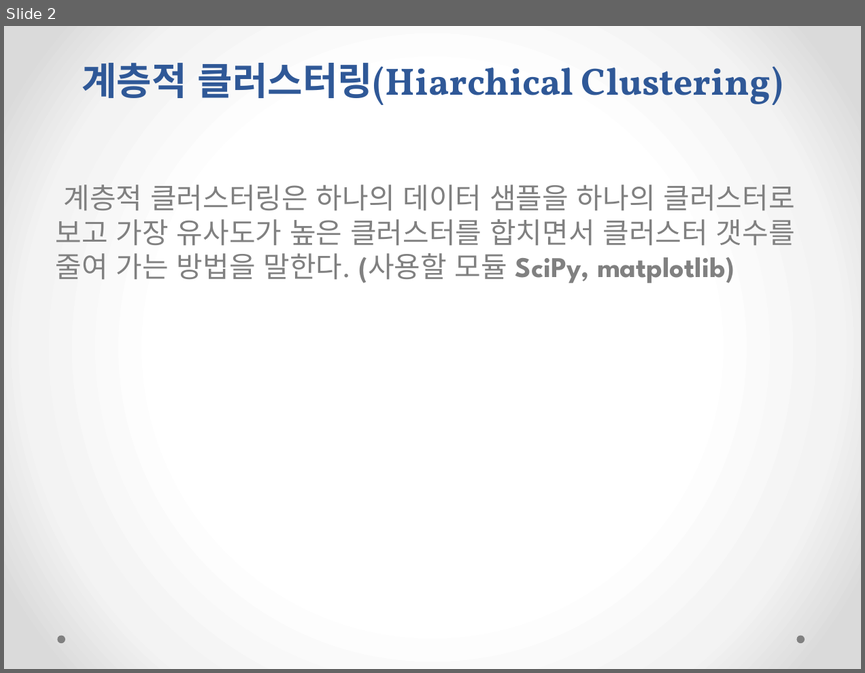
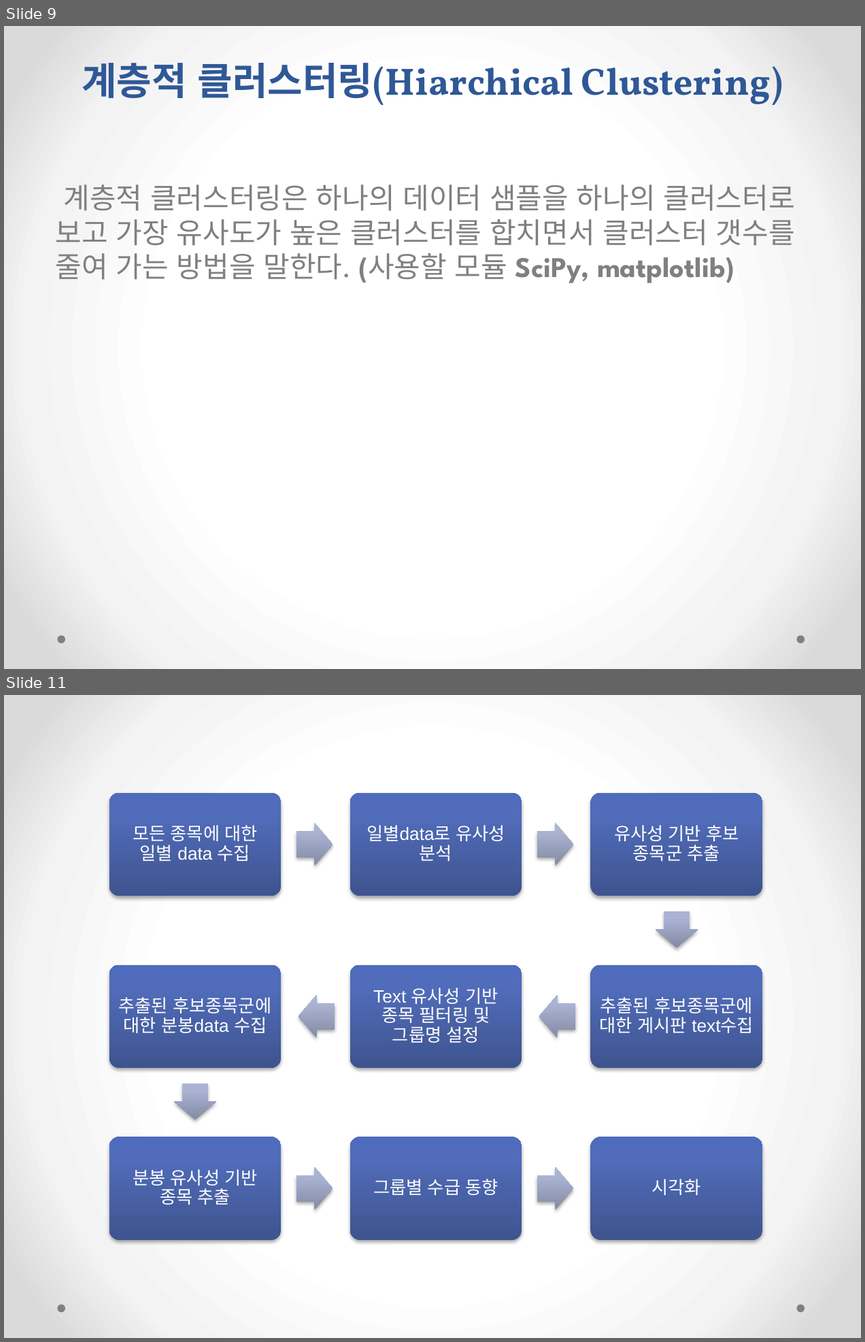
Before and after one commit to HyoDuck/Graduation_Project, a slide deck: pptx_folder/클러스터링.pptx. Shown one above the other, each under a label of ours: slide 2 before the commit, slides 9 and 11 after it; the slides between them are not shown. The pictures are 865x673 and 865x1342 pixels, drawn with LibreOffice and Linux fonts; fonts in the diff are those of the drawing. Boxes give left, top, right and bottom in pixels: in the first picture for what was removed or moved away, otherwise in the second. Text is boxed around its words. In the diff, an @@ line names an element or a change of style, - is before the commit and + after.

Commit message:
클러스터링

```diff
--- a/pptx_folder/클러스터링.pptx
+++ b/pptx_folder/클러스터링.pptx
@@ slide 11 added at [4, 695, 861, 1338], background gradient #FFFFFF to #F4F4F4 to #DADADA; not listed: 2 template elements that a slide beside it also shows @@
@@ group added at [109, 793, 763, 1239]: 9 rounded rectangles, 9 texts, 8 right arrows @@
+모든 종목에 대한 일별 data 수집
+일별data로 유사성 분석
+유사성 기반 후보 종목군 추출
+추출된 후보종목군에 대한 게시판 text수집
+Text 유사성 기반 종목 필터링 및 그룹명 설정
+추출된 후보종목군에 대한 분봉data 수집
+분봉 유사성 기반 종목 추출
+그룹별 수급 동향
+시각화
@@ what was slide 2 is now slide 9 @@
```
Also in this commit, not shown: 1 slide changed, 3 other slides added.
